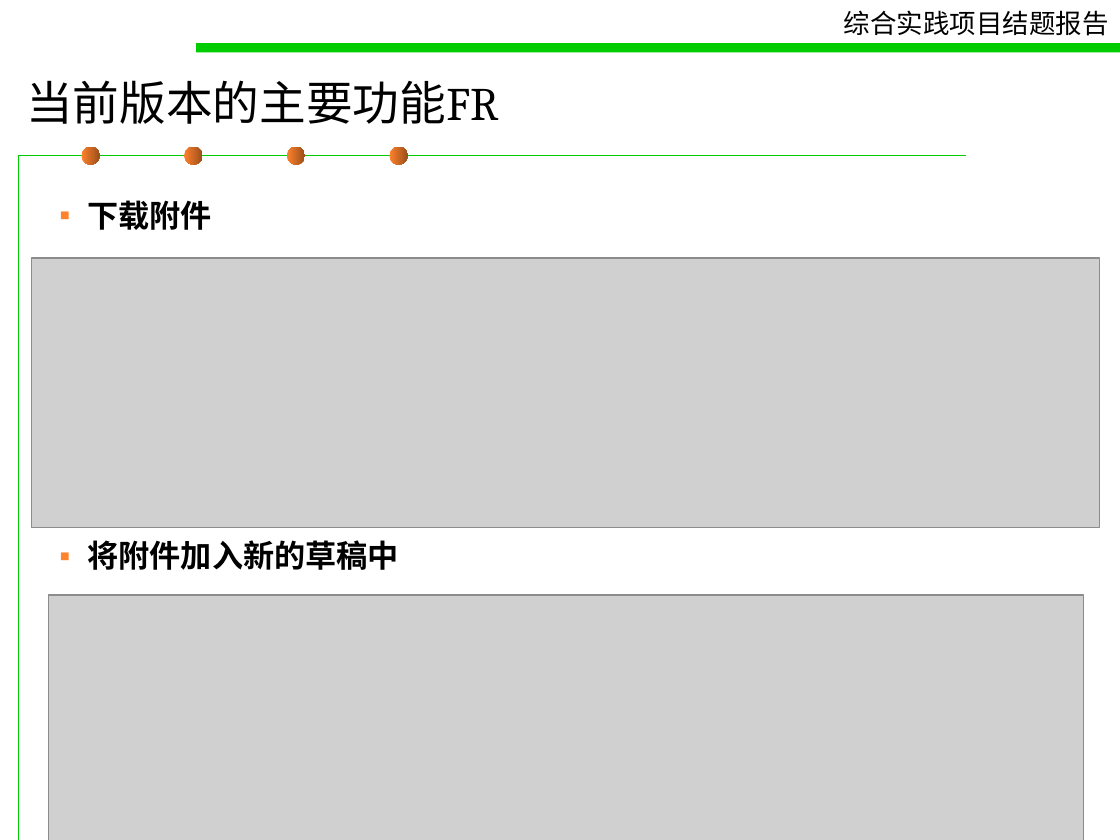
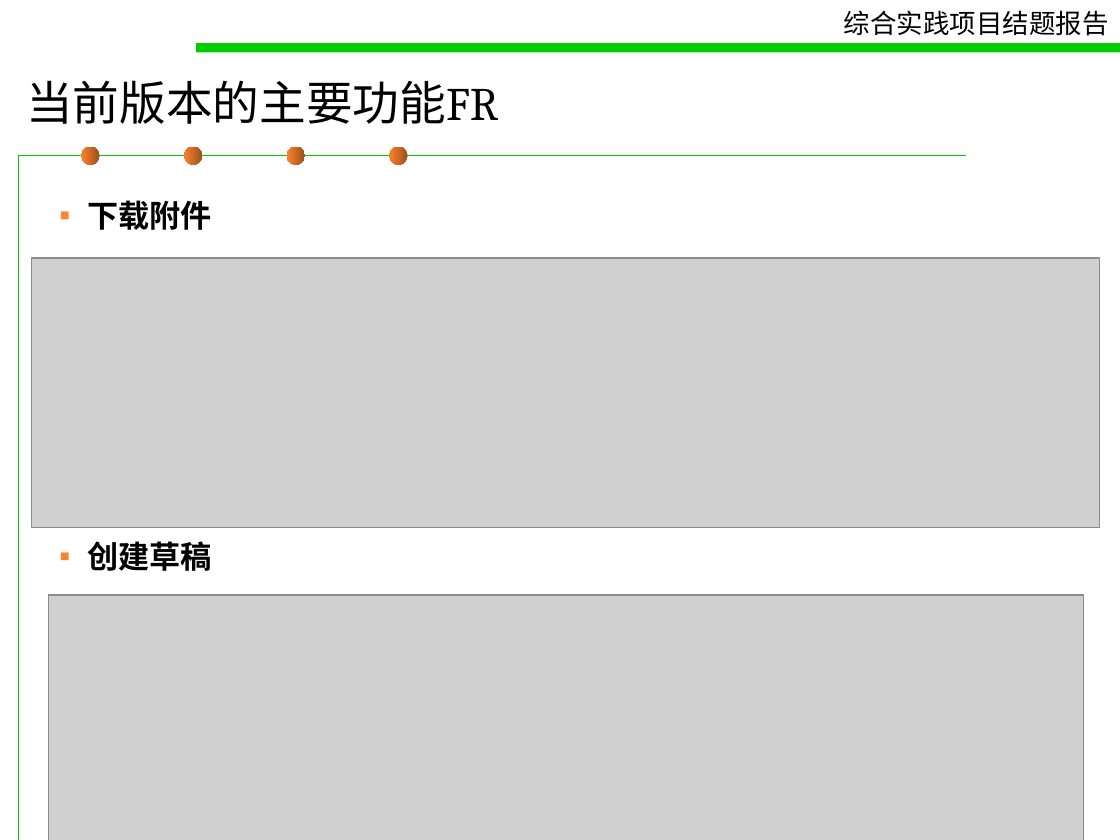
Before and after one commit to pokerG/Gmail-attachment-extension, a slide deck: slide 16 of doc/concludingreport.ppt. Drawn at 1120x840 pixels with LibreOffice and Linux fonts; fonts in the diff are those of the drawing; grey boxes stand for pictures. Boxes give left, top, right and bottom in pixels: in the first picture for what was removed or moved away, otherwise in the second. Text is boxed around its words. In the diff, an @@ line names an element or a change of style, - is before the commit and + after.

```diff
--- a/doc/concludingreport.ppt
+++ b/doc/concludingreport.ppt
@@ fill gradient #FF822D to #9B4F1B to gradient #9B4F1B to #FF822D in 4 elements at (x1=82, y1=147, x2=100, y2=165), (x1=184, y1=147, x2=202, y2=165), (x1=287, y1=147, x2=305, y2=165), (x1=390, y1=147, x2=408, y2=165) @@
@@ text at (x1=87, y1=541, x2=212, y2=571): text changed @@
-▪ 将附件加入新的草稿中
+▪ 创建草稿
```
Also in this commit, not shown: 25 other slides changed.
